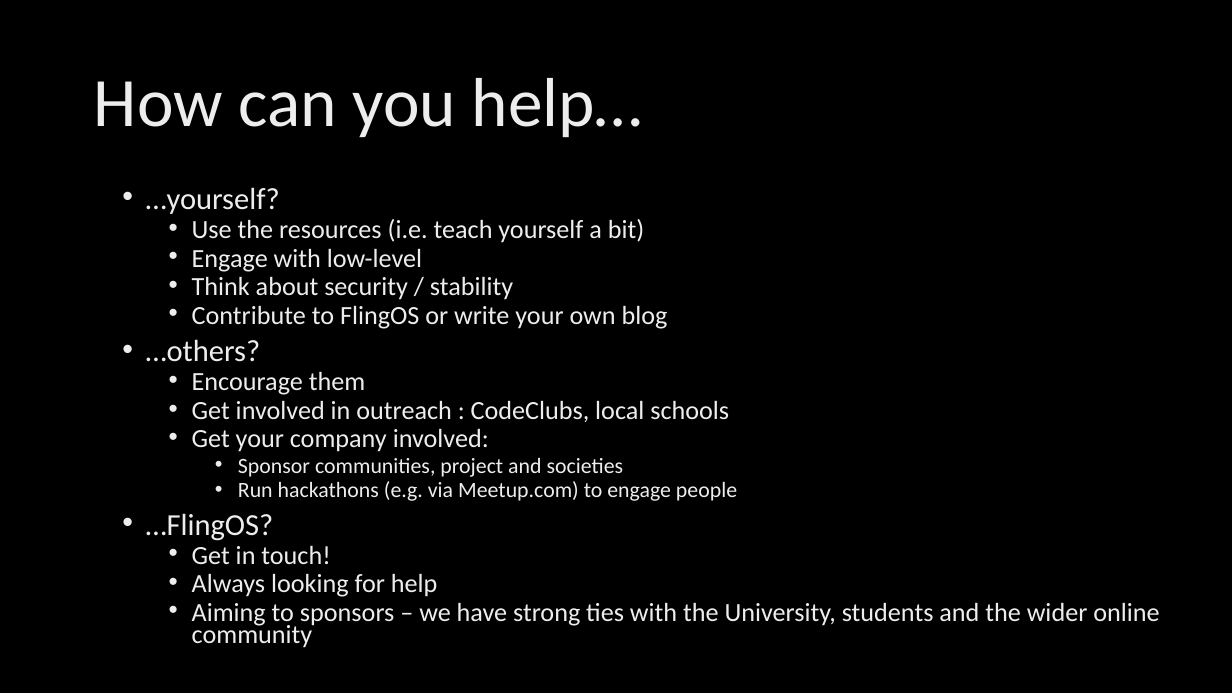
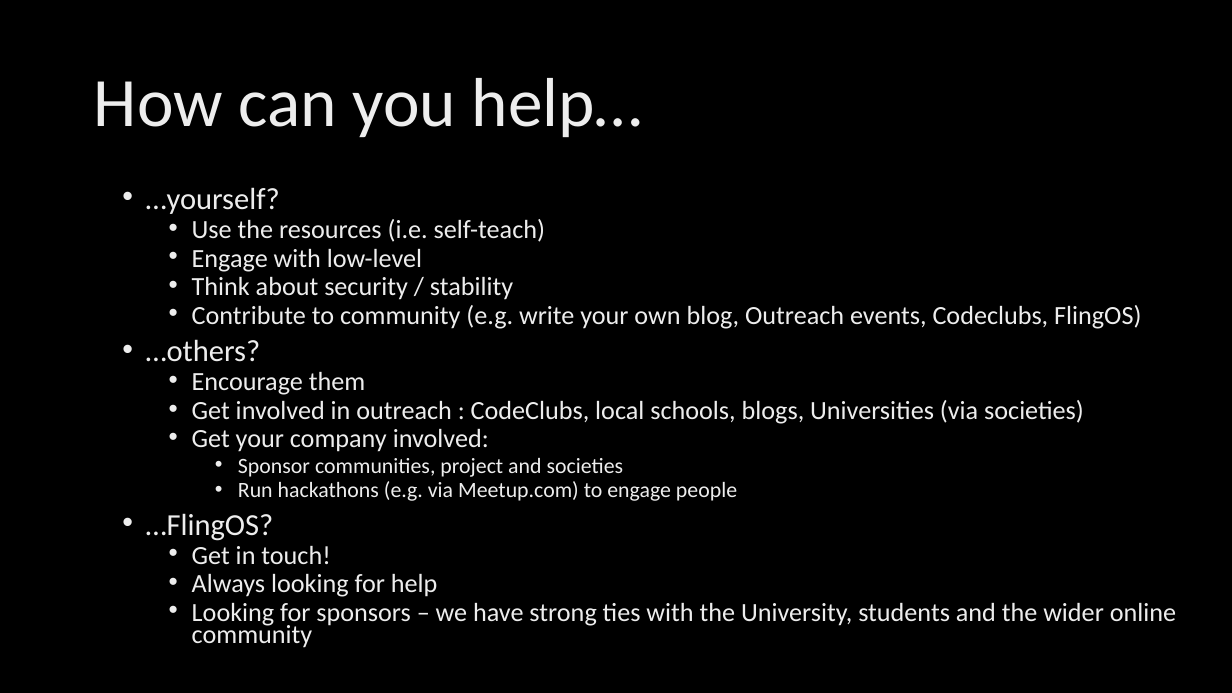
Before and after one commit to FlingOS/FlingOS, a slide deck: slide 22 of Documentation/Presentations/ACCU/How low can you go.pptx (slide 20 before the commit). Drawn at 1232x693 pixels with LibreOffice and Linux fonts; fonts in the diff are those of the drawing; background and template pictures are left out. Boxes give left, top, right and bottom in pixels: in the first picture for what was removed or moved away, otherwise in the second. Text is boxed around its words. In the diff, an @@ line names an element or a change of style, - is before the commit and + after.

```diff
--- a/Documentation/Presentations/ACCU/How low can you go.pptx
+++ b/Documentation/Presentations/ACCU/How low can you go.pptx
@@ text at [192,219,545,242]: text changed @@
-  • Use the resources (i.e. teach yourself a bit)
+  • Use the resources (i.e. self-teach)
@@ text at [192,305,1141,329]: text changed @@
-  • Contribute to FlingOS or write your own blog
+  • Contribute to community (e.g. write your own blog, Outreach events, Codeclubs, FlingOS)
@@ text at [192,400,1084,424]: text changed @@
-  • Get involved in outreach : CodeClubs, local schools
+  • Get involved in outreach : CodeClubs, local schools, blogs, Universities (via societies)
@@ text at [192,603,1176,648]: text changed @@
-  • Aiming to sponsors – we have strong ties with the University, students and the wider online community
+  • Looking for sponsors – we have strong ties with the University, students and the wider online community
```
Also in this commit, not shown: 3 other slides changed, 2 slides added.
